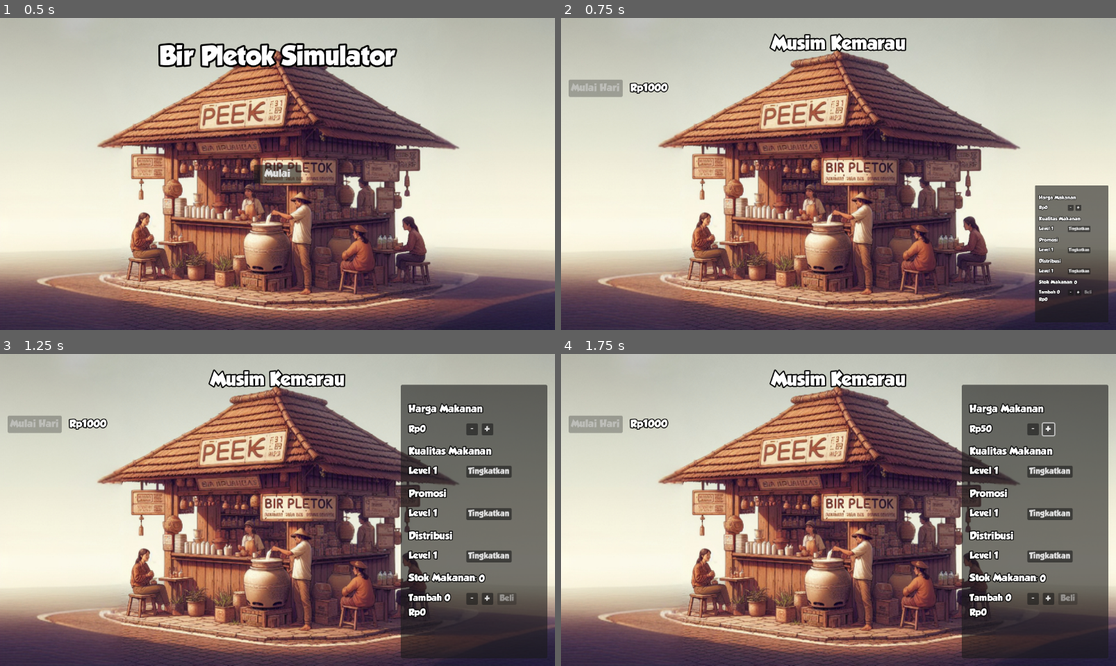
Above: before the commit, frames 1-4 (two rows, left to right).
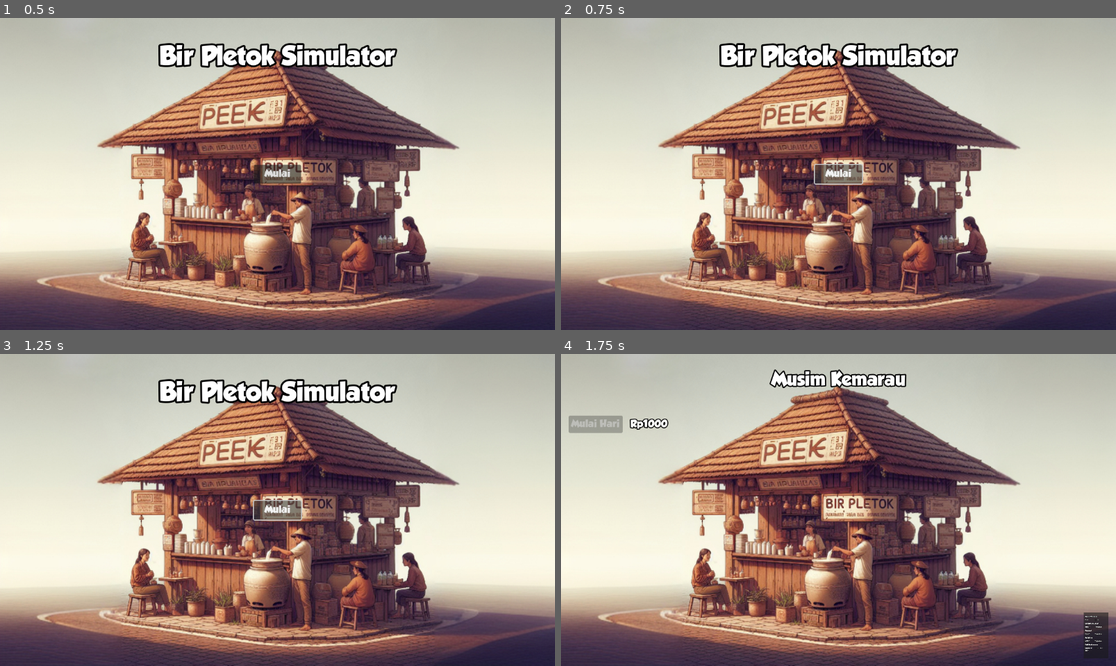
Above: after the commit, the same moments.

Repository: nyomanari21/GameProjectSkripsi
Game: Godot game, scene res://Scenes/MainMenu.tscn
Two runs of this game, one before a commit and one after it. Both use one fixed random seed, a clock stepped at 60 frames per second and the inputs below. Video files are missing from this copy of the repository; at most half a second of black plays in their place. Sound files missing from this copy of the repository are replaced by a short silence.
Inputs (mouse positions are in pixels of both pictures, inside the frame that each line leads up to):
- Up to frame 1 (0.5 s): no input
- Up to frame 2 (0.75 s): click "Mulai" at 0.5 s
- Up to frame 3 (1.25 s): no input
- Up to frame 4 (1.75 s): click (1049, 428) at 1.25 s, where only the run before the commit has a clickable "+"

Frame 1 is identical in both runs. In frame 2, 9.6% of the frame differs, in the area x 1-99%, y 4-96%; in frame 3, 26%, in the area x 1-99%, y 4-98%; in frame 4, 21%.

Commit message:
Progres 12
Update:
- Tambah sound effect untuk button, uang pemain bertambah dan berkurang
- Tambah animasi popup perubahan uang pemain

Diff:
--- a/Game/Scenes/Game.tscn
+++ b/Game/Scenes/Game.tscn
@@ -1,10 +1,34 @@
-[gd_scene load_steps=8 format=3 uid="uid://ybp3bxlv5ojc"]
+[gd_scene load_steps=13 format=3 uid="uid://ybp3bxlv5ojc"]
 
 [ext_resource type="Script" path="res://Scripts/Game.gd" id="1"]
 [ext_resource type="Script" path="res://Scripts/Shop.gd" id="2"]
 [ext_resource type="Texture2D" uid="uid://bs2xbou5u58sj" path="res://Assets/Images/Main menu 5 - Extended.jpg" id="2_ceudg"]
 [ext_resource type="FontFile" uid="uid://isqeyxdhl801" path="res://Assets/GROBOLD.ttf" id="3"]
 [ext_resource type="VideoStream" path="res://Assets/Videos/Game background - Rain gloomy.ogv" id="3_nnq1c"]
+[ext_resource type="AudioStream" uid="uid://coceogio7krme" path="res://Assets/Sfx/Pop Sfx.mp3" id="6_1sqjh"]
+[ext_resource type="AudioStream" uid="uid://ciiyle6fumpt3" path="res://Assets/Sfx/Money Spend Sfx.mp3" id="7_6c33s"]
+[ext_resource type="AudioStream" uid="uid://cct7k7ka1r4yd" path="res://Assets/Sfx/Money Register Sfx.mp3" id="8_j5hnx"]
+
+[sub_resource type="Animation" id="Animation_qot5y"]
+resource_name = "FlyIn"
+length = 1.2
+tracks/0/type = "value"
+tracks/0/imported = false
+tracks/0/enabled = true
+tracks/0/path = NodePath("LabelMoneyChanged:position")
+tracks/0/interp = 1
+tracks/0/loop_wrap = true
+tracks/0/keys = {
+"times": PackedFloat32Array(0, 1.2),
+"transitions": PackedFloat32Array(1, 1),
+"update": 0,
+"values": [Vector2(104, 104), Vector2(104, 74)]
+}
+
+[sub_resource type="AnimationLibrary" id="AnimationLibrary_x05ka"]
+_data = {
+"FlyIn": SubResource("Animation_qot5y")
+}
 
 [sub_resource type="Animation" id="9"]
 resource_name = "Popup"
@@ -89,6 +113,25 @@
 horizontal_alignment = 1
 vertical_alignment = 1
 
+[node name="LabelMoneyChanged" type="Label" parent="UI"]
+layout_mode = 0
+offset_left = 104.0
+offset_top = 86.5
+offset_right = 271.0
+offset_bottom = 109.5
+theme_override_colors/font_outline_color = Color(0, 0, 0, 1)
+theme_override_constants/outline_size = 7
+theme_override_fonts/font = ExtResource("3")
+theme_override_font_sizes/font_size = 20
+text = "(moneyChanged)"
+horizontal_alignment = 1
+vertical_alignment = 1
+
+[node name="AnimationPlayerLabelMoneyChanged" type="AnimationPlayer" parent="UI"]
+libraries = {
+"": SubResource("AnimationLibrary_x05ka")
+}
+
 [node name="PanelShopSettings" type="Panel" parent="UI"]
 layout_mode = 1
 anchors_preset = -1
@@ -102,7 +145,7 @@
 offset_bottom = -9606.4
 pivot_offset = Vector2(304, 568)
 
-[node name="AnimationPlayer" type="AnimationPlayer" parent="UI/PanelShopSettings"]
+[node name="AnimationPlayerPanelShopSettings" type="AnimationPlayer" parent="UI/PanelShopSettings"]
 libraries = {
 "": SubResource("AnimationLibrary_rauv1")
 }
@@ -354,8 +397,18 @@
 
 [node name="TimerTransaction" type="Timer" parent="."]
 
+[node name="ButtonPopSfx" type="AudioStreamPlayer" parent="."]
+stream = ExtResource("6_1sqjh")
+
+[node name="MoneySpendSfx" type="AudioStreamPlayer" parent="."]
+stream = ExtResource("7_6c33s")
+
+[node name="MoneyRegisterSfx" type="AudioStreamPlayer" parent="."]
+stream = ExtResource("8_j5hnx")
+
 [connection signal="finished" from="UI/CenterContainerBackground/BackgroundRain" to="." method="_on_BackgroundRain_finished"]
 [connection signal="pressed" from="UI/ButtonStartDay" to="." method="_on_ButtonStartDay_pressed"]
+[connection signal="animation_finished" from="UI/AnimationPlayerLabelMoneyChanged" to="." method="_on_AnimationPlayerLabelMoneyChanged_animation_finished"]
 [connection signal="pressed" from="UI/PanelShopSettings/ButtonFoodPricePlus" to="." method="_on_ButtonFoodPricePlus_pressed"]
 [connection signal="pressed" from="UI/PanelShopSettings/ButtonFoodPriceMin" to="." method="_on_ButtonFoodPriceMin_pressed"]
 [connection signal="pressed" from="UI/PanelShopSettings/ButtonLevelProductUpgrade" to="." method="_on_buttonLevelProductUpgrade_pressed"]
--- a/Game/Scenes/MainMenu.tscn
+++ b/Game/Scenes/MainMenu.tscn
@@ -1,8 +1,9 @@
-[gd_scene load_steps=4 format=3 uid="uid://bigugoydvgcgo"]
+[gd_scene load_steps=5 format=3 uid="uid://bigugoydvgcgo"]
 
 [ext_resource type="Script" path="res://Scripts/MainMenu.gd" id="1"]
 [ext_resource type="Texture2D" uid="uid://bs2xbou5u58sj" path="res://Assets/Images/Main menu 5 - Extended.jpg" id="2_hmr75"]
 [ext_resource type="FontFile" uid="uid://isqeyxdhl801" path="res://Assets/GROBOLD.ttf" id="2_jyi43"]
+[ext_resource type="AudioStream" uid="uid://coceogio7krme" path="res://Assets/Sfx/Pop Sfx.mp3" id="4_riocw"]
 
 [node name="MainMenu" type="Control"]
 layout_mode = 3
@@ -60,4 +61,8 @@
 theme_override_font_sizes/font_size = 20
 text = "Mulai"
 
+[node name="ButtonPopSfx" type="AudioStreamPlayer" parent="."]
+stream = ExtResource("4_riocw")
+
 [connection signal="pressed" from="ButtonPlay" to="." method="_on_ButtonPlay_pressed"]
+[connection signal="finished" from="ButtonPopSfx" to="." method="_on_button_pop_sfx_finished"]
--- a/Game/Scripts/Game.gd
+++ b/Game/Scripts/Game.gd
@@ -15,7 +15,8 @@
 
 # Called when the node enters the scene tree for the first time.
 func _ready():
-	$UI/PanelShopSettings/AnimationPlayer.play("Popup")
+	$UI/PanelShopSettings/AnimationPlayerPanelShopSettings.play("Popup")
+	$UI/LabelMoneyChanged.visible = false
 
 # Called every frame. 'delta' is the elapsed time since the previous frame.
 func _process(delta):
@@ -50,6 +51,7 @@
 
 # Fungsi tombol 'ButtonStartDay' ketika di klik akan memulai timer 'TimerStartDay' dan 'TimerTransaction'
 func _on_ButtonStartDay_pressed():
+	$ButtonPopSfx.play()
 	# Jika tombol di klik, jalankan timer 'TimerStartDay' dan 'TimerTransaction'
 	# lalu nonaktifkan tombol 'ButtonStartDay' dan 'ButtonShopSettings'
 	if timerStartDayStart == false and timerTransactionStart == false:
@@ -60,7 +62,7 @@
 		$UI/ButtonStartDay.disabled = true
 
 		# Tutup panel 'PanelShopSettings'
-		$UI/PanelShopSettings/AnimationPlayer.play_backwards("Popup")
+		$UI/PanelShopSettings/AnimationPlayerPanelShopSettings.play_backwards("Popup")
 
 		# Proses pengaturan frekuensi terjadinya transaksi
 		timerTransactionNewTime = timerTransactionBaseTime - (0.1 * shop.getLevelProduct()) - (0.1 * shop.getLevelPromotion()) - (0.1 * shop.getLevelPlacement())
@@ -82,7 +84,7 @@
 		$TimerStartDay.stop()
 		$TimerTransaction.stop()
 		$UI/ButtonStartDay.disabled = false
-		$UI/PanelShopSettings/AnimationPlayer.play("Popup")
+		$UI/PanelShopSettings/AnimationPlayerPanelShopSettings.play("Popup")
 
 		# Update siklus musim
 		seasonCycle -= 1
@@ -107,8 +109,15 @@
 	# Ketika timer selesai, akan menambahkan uang pemain jika stok makanan masih tersedia
 	# dan mengurangi stok makanan
 	if shop.getFoodStock() > 0:
+		$MoneyRegisterSfx.play()
 		shop.setMoney(shop.getMoney() + shop.getFoodPrice())
 		shop.setFoodStock(shop.getFoodStock() - 1)
+
+		# Munculkan animasi jumlah uang yang bertambah
+		$UI/LabelMoneyChanged.text = "+" + str(shop.getFoodPrice())
+		$UI/LabelMoneyChanged.add_theme_color_override("font_color", Color(0, 1, 0, 1.0))
+		$UI/LabelMoneyChanged.visible = true
+		$UI/AnimationPlayerLabelMoneyChanged.play("FlyIn")
 
 # Fungsi loop video 'BackgroundRain'
 func _on_BackgroundRain_finished():
@@ -116,11 +125,13 @@
 
 # Fungsi penaik harga makanan
 func _on_ButtonFoodPricePlus_pressed():
+	$ButtonPopSfx.play()
 	# Jika tombol di klik, naikkan harga makanan sebesar 500
 	shop.setFoodPrice(shop.getFoodPrice() + 50)
 
 # Fungsi penurun harga makanan
 func _on_ButtonFoodPriceMin_pressed():
+	$ButtonPopSfx.play()
 	# Jika tombol di klik dan harga makanan tidak 0, naikkan harga makanan sebesar 500
 	# (harga makanan tidak akan bernilai negatif)
 	if shop.getFoodPrice() != 0:
@@ -161,6 +172,7 @@
 
 # Fungsi penaik jumlah stok makanan yang ingin ditambah
 func _on_buttonFoodStockPlus_pressed():
+	$ButtonPopSfx.play()
 	# Jika tombol di klik, naikkan penambah stok makanan sebesar 1
 	# dan update total harga pembelian stok makanan
 	foodStockIncrease += 1
@@ -168,6 +180,7 @@
 
 # Fungsi penurun jumlah stok makanan yang ingin ditambah
 func _on_buttonFoodStockMinus_pressed():
+	$ButtonPopSfx.play()
 	# Jika tombol di klik dan penambah stok makanan tidak 0, naikkan penambah stok makanan sebesar 1
 	# (penambah stok makanan tidak akan bernilai negatif) dan update total harga pembelian stok makanan
 	if foodStockIncrease != 0:
@@ -182,6 +195,7 @@
 
 # Fungsi membeli stok makanan
 func _on_buttonFoodStockPurchase_pressed():
+	$MoneySpendSfx.play()
 	# Jika penambah stok makanan tidak 0, tambah stok makanan, kurangi uang pemain
 	# lalu reset penambah stok makanan dan total harga pembelian stok makanan menjadi 0
 	if foodStockIncrease != 0 && shop.getMoney() >= foodStockTotalPrice:
@@ -189,3 +203,14 @@
 		shop.setMoney(shop.getMoney() - foodStockTotalPrice)
 		foodStockIncrease = 0
 		foodStockTotalPrice = 0
+
+		# Munculkan animasi jumlah uang yang dikeluarkan
+		$UI/LabelMoneyChanged.text = "-" + str(foodStockTotalPrice)
+		$UI/LabelMoneyChanged.add_theme_color_override("font_color", Color(1, 0, 0, 1.0))
+		$UI/LabelMoneyChanged.visible = true
+		$UI/AnimationPlayerLabelMoneyChanged.play("FlyIn")
+
+# Fungsi pengatur animasi pada label "LabelMoneyChanged"
+func _on_AnimationPlayerLabelMoneyChanged_animation_finished(anim_name):
+	$UI/LabelMoneyChanged.visible = false
+	$UI/AnimationPlayerLabelMoneyChanged.stop()
--- a/Game/Scripts/MainMenu.gd
+++ b/Game/Scripts/MainMenu.gd
@@ -8,4 +8,7 @@
 
 # Fungsi tombol 'ButtonPlay' untuk pindah ke scene utama permainan
 func _on_ButtonPlay_pressed():
+	$ButtonPopSfx.play()
+
+func _on_button_pop_sfx_finished():
 	get_tree().change_scene_to_file("res://Scenes/Game.tscn")
Not shown, added: Game/Assets/Sfx/Money Register Sfx.mp3.import
Not shown, added: Game/Assets/Sfx/Money Spend Sfx.mp3.import
Not shown, added: Game/Assets/Sfx/Pop Sfx.mp3.import
Not shown, added: Game/Assets/Sfx/Money Register Sfx.mp3
Not shown, added: Game/Assets/Sfx/Money Spend Sfx.mp3
Not shown, added: Game/Assets/Sfx/Pop Sfx.mp3
